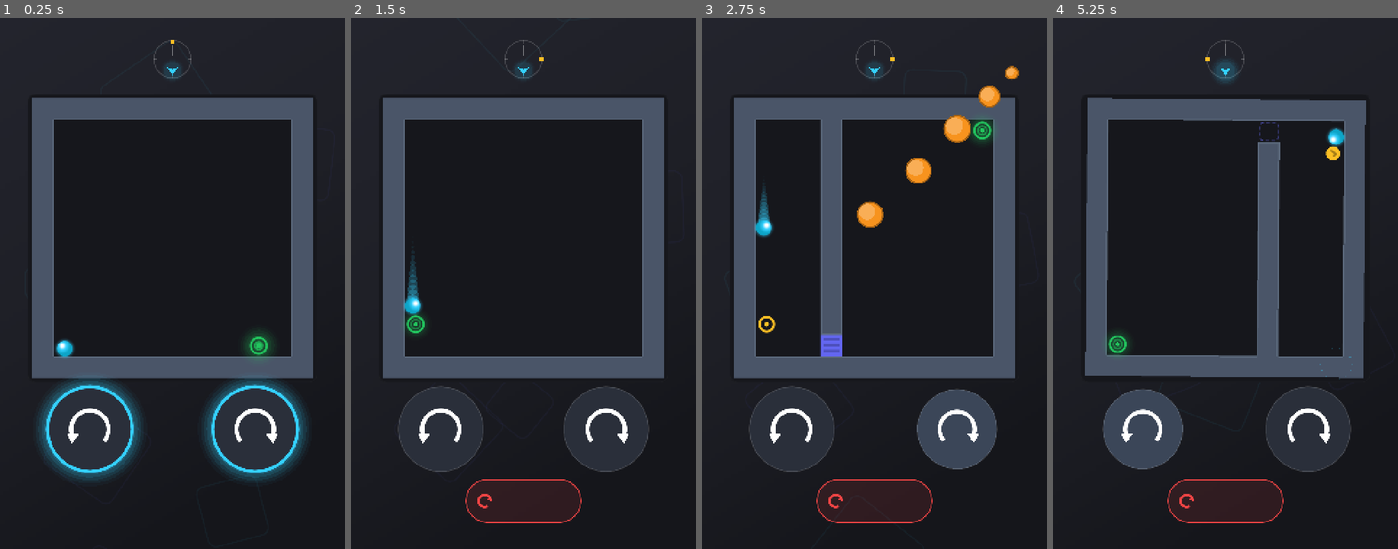
Above: before the commit, frames 1-4 (left to right).
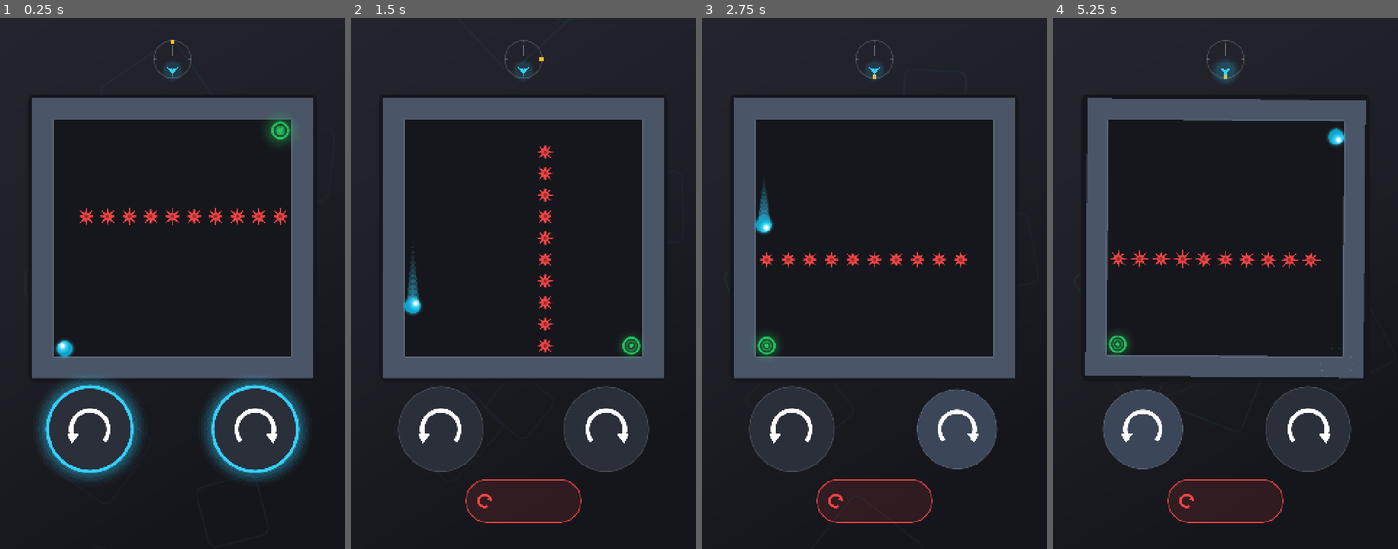
Above: after the commit, the same moments.

Repository: marco-behnke-minit/flipfall-minit
Game: Godot game, scene res://scenes/main.tscn
Same seed, same stepped clock (60 frames per second), same inputs: the game is played once before the commit and once after it. Sound files missing from this copy of the repository are replaced by a short silence.
Inputs (mouse positions are in pixels of both pictures, inside the frame that each line leads up to):
- Up to frame 1 (0.25 s): no input
- Up to frame 2 (1.5 s): tap Enter at 0.5 s; move the mouse to (599, 256) at 0.52 s; hold Right 0.53-1.25 s; click (599, 256) at 0.67 s; drag from (454, 310) to (506, 389) at 1.27 s
- Up to frame 3 (2.75 s): move the mouse to (909, 166) at 2.02 s; hold Right from 2.03 s (still down)
- Up to frame 4 (5.25 s): release Right at 2.75 s; drag from (1208, 389) to (1122, 203) at 2.77 s; move the mouse to (1329, 363) at 3.52 s; hold Left 3.53-4.25 s; tap Space at 4.25 s; drag from (1122, 203) to (1173, 150) at 4.27 s; tap Enter at 5 s; move the mouse to (1242, 283) at 5.02 s; hold Left from 5.03 s (still down); click (1242, 283) at 5.17 s

The runs differ from the first frame. In frame 1, 1.3% of the frame differs, in the area x 23-85%, y 18-65%; in frame 2, 1.0%; in frame 3, 5.3%, in the area x 15-92%, y 7-64%; in frame 4, 3.3%.

Commit message:
Drain the set to ten rooms that each do something
The 27 still had lookalikes: Brake was 100% of Grip, Eventide and Needlepoint
96% of Hairline, the whole sticky block one room in six paint jobs. What is left
is every room whose hazards change the solution when deleted AND whose geometry
is not a copy — nine of those, plus Eyelet.

Eyelet is 93% of Overhead and stays deliberately. That similarity is the point:
playtested, it was cleared first try "because you can apply something learned",
and it is the only room in any session that ever resisted. Sameness that a player
gets to exploit is not the sameness worth cutting.

The result is an actual ramp. Nine of the ten need a timed flip, against eight of
forty before, and the forgiving windows run 1600ms down to nothing: Teeth,
Trapdoor, Well, Skim, Skate, Grip, Anchor, Hairline, Overhead, Eyelet.

Dropped along the way: Roll, which taught the control, and the plain door rooms.
The first-room prompt still teaches rotation, but doors are now introduced by
Trapdoor, where the button sits on the door it opens — a strange first lesson
about what buttons do, and worth watching in the next session.

Diff:
--- a/meta.json
+++ b/meta.json
@@ -2,8 +2,8 @@
   "schemaVersion": 1,
   "title": "Flipfall 🔄🔵",
   "controls": "- **Tap ↺ / ↻** to tip the room a quarter turn — down is always down, so the room turns instead\n- **Rotate mid-flight** to curve the orb's path and brake before spikes\n- **Tap Retry** to reset the room instantly — it costs one Attempt",
-  "logic": "- Guide the orb to the green exit through 27 handcrafted rooms — you never steer it  …(311 unchanged characters)…
-  "description": "## What's This? 🎮\n\nA momentum puzzle abo …(97 unchanged characters)… ll, roll and skid its way to the exit. Twenty-seven rooms, one run, about six minutes. 🔵\n\n## The Twist 🌀\n\nYou nev …(1334 unchanged characters)…
+  "logic": "- Guide the orb to the green exit through 10 handcrafted rooms — you never steer it  …(311 unchanged characters)…
+  "description": "## What's This? 🎮\n\nA momentum puzzle abo …(97 unchanged characters)… ll, roll and skid its way to the exit. Ten rooms, one run, a few minutes. 🔵\n\n## The Twist 🌀\n\nYou nev …(1334 unchanged characters)…
   "resultSorting": "highestScore",
   "config": [
     {
@@ -20,16 +20,16 @@
       "valueType": "number",
       "value": 1,
       "min": 1,
-      "max": 27,
+      "max": 10,
       "moddable": false,
       "description": "Which room the drop opens on. 1-10 easy, 11-20 medium, 21-30 hard, 31-40 insane."
     },
     {
       "key": "endLevel",
       "valueType": "number",
-      "value": 27,
+      "value": 10,
       "min": 1,
-      "max": 27,
+      "max": 10,
       "moddable": false,
       "description": "Last room of the drop. With startLevel this selects the difficulty segment."
     }
--- a/src/constants.gd
+++ b/src/constants.gd
@@ -78,7 +78,7 @@
 # learning curve (see src/levels.gd), so a "tier" is just which quarter of the
 # run you are in.
 const TIERS: Array[String] = ["easy", "medium", "hard", "insane"]
-const LEVEL_COUNT := 27
+const LEVEL_COUNT := 10
 
 
 static func tier_of(index: int, total: int = LEVEL_COUNT) -> String:
--- a/src/levels.gd
+++ b/src/levels.gd
@@ -21,166 +21,11 @@
 ## route never went near.
 
 const ALL := [
-	# ===== ROTATE — the one control, and nothing else to think about
-	{"name": "Roll", "par": 1, "map": [
-		"#############",
-		"#...........#",
-		"#...........#",
-		"#...........#",
-		"#...........#",
-		"#...........#",
-		"#...........#",
-		"#...........#",
-		"#...........#",
-		"#...........#",
-		"#...........#",
-		"#O........E.#",
-		"#############",
-	]},
-
-	# ===== DOORS — routing. Longer chains, but nothing can kill you yet
-	{"name": "Press", "par": 3, "map": [
-		"#############",
-		"#E..........#",
-		"#...........#",
-		"#...........#",
-		"#...........#",
-		"#...........#",
-		"#...........#",
-		"#...........#",
-		"###########a#",
-		"#...........#",
-		"#...........#",
-		"#O........1.#",
-		"#############",
-	]},
-	{"name": "Ledge", "par": 4, "map": [
-		"#############",
-		"#E..........#",
-		"#...........#",
-		"#a###########",
-		"#1..........#",
-		"#...........#",
-		"#######......",
-		"#...........#",
-		"#...........#",
-		"#...........#",
-		"#...........#",
-		"#O..........#",
-		"#############",
-	]},
-	{"name": "Climb", "par": 5, "map": [
+	{"name": "Teeth", "par": 3, "map": [
 		"#############",
 		"#..........E#",
 		"#...........#",
 		"#...........#",
-		"#b###########",
-		"#2..........#",
-		"#...........#",
-		"#...........#",
-		"###########a#",
-		"#...........#",
-		"#...........#",
-		"#O........1.#",
-		"#############",
-	]},
-	{"name": "Zigzag", "par": 6, "map": [
-		"#############",
-		"#..........E#",
-		"#...........#",
-		"###########c#",
-		"#3..........#",
-		"#...........#",
-		"#b###########",
-		"#..........2#",
-		"#...........#",
-		"###########a#",
-		"#...........#",
-		"#O1.........#",
-		"#############",
-	]},
-	{"name": "Detour", "par": 7, "map": [
-		"#############",
-		"#E..........#",
-		"#...........#",
-		"###########a#",
-		"#...........#",
-		"#...........#",
-		"#b###########",
-		"#.2.........#",
-		"#...........#",
-		"#...........#",
-		"#...........#",
-		"#O.......1..#",
-		"#############",
-	]},
-	{"name": "Ladder", "par": 8, "map": [
-		"#############",
-		"#E..........#",
-		"#...........#",
-		"#c###########",
-		"#3..........#",
-		"#...........#",
-		"###########b#",
-		"#..........2#",
-		"#...........#",
-		"#a###########",
-		"#...........#",
-		"#O.........1#",
-		"#############",
-	]},
-	{"name": "Errand", "par": 8, "map": [
-		"#############",
-		"#E..........#",
-		"#...........#",
-		"#b###########",
-		"#..........2#",
-		"#...........#",
-		"#a###########",
-		"#...........#",
-		"#...........#",
-		"#...........#",
-		"#...........#",
-		"#O.........1#",
-		"#############",
-	]},
-	{"name": "Relay", "par": 9, "map": [
-		"#############",
-		"#..........E#",
-		"#...........#",
-		"#b###########",
-		"#..........2#",
-		"#...........#",
-		"#a###########",
-		"#...........#",
-		"#...........#",
-		"#...........#",
-		"#...........#",
-		"#O.........1#",
-		"#############",
-	]},
-	{"name": "Spire", "par": 12, "map": [
-		"#############",
-		"#E..........#",
-		"#...........#",
-		"#c###########",
-		"#..........3#",
-		"#...........#",
-		"#b###########",
-		"#..........2#",
-		"#...........#",
-		"#a###########",
-		"#...........#",
-		"#O.........1#",
-		"#############",
-	]},
-
-	# ===== SPIKES — the first way to die
-	{"name": "Teeth", "par": 3, "map": [
-		"#############",
-		"#..........E#",
-		"#...........#",
-		"#...........#",
 		"#...........#",
 		"#.^^^^^^^^^^#",
 		"#...........#",
@@ -191,23 +36,6 @@
 		"#O..........#",
 		"#############",
 	]},
-	{"name": "Vault", "par": 12, "map": [
-		"#############",
-		"#E..........#",
-		"#...........#",
-		"#c###########",
-		"#..........3#",
-		"#.^^^^^^^^^.#",
-		"###########b#",
-		"#2..........#",
-		"#.^^^^^^^^^.#",
-		"#a###########",
-		"#...........#",
-		"#O^^^^^^^^^1#",
-		"#############",
-	]},
-
-	# ===== ICE — almost no grip, so momentum has to be planned
 	{"name": "Trapdoor", "par": 2, "map": [
 		"#############",
 		"#...........#",
@@ -268,8 +96,6 @@
 		"#IIIIIIIIIII#",
 		"#############",
 	]},
-
-	# ===== STICKY — the only way to stop somewhere exact
 	{"name": "Grip", "par": 3, "map": [
 		"#############",
 		"#E..........#",
@@ -285,21 +111,6 @@
 		"#####TTT#####",
 		"#############",
 	]},
-	{"name": "Brake", "par": 3, "map": [
-		"#############",
-		"#E..........#",
-		"#...........#",
-		"###.....#####",
-		"#...........#",
-		"#...........#",
-		"#...........#",
-		"#...........#",
-		"#...........#",
-		"#...........#",
-		"#O..........#",
-		"#IITTTTTIIII#",
-		"#############",
-	]},
 	{"name": "Anchor", "par": 5, "map": [
 		"#############",
 		"#E..........#",
@@ -330,85 +141,6 @@
 		"#IIIIITIIIII#",
 		"#############",
 	]},
-	{"name": "Scalpel", "par": 5, "map": [
-		"#############",
-		"#E..........#",
-		"#...........#",
-		"####aa#######",
-		"#...........#",
-		"#...........#",
-		"#...........#",
-		"#...........#",
-		"#...........#",
-		"............#",
-		"#O.........1#",
-		"#IIITTIIIIII#",
-		"#############",
-	]},
-	{"name": "Flipfall", "par": 5, "map": [
-		"#############",
-		"#E..........#",
-		"#...........#",
-		"###aaaaa#####",
-		"#1..........#",
-		"#...........#",
-		"#...........#",
-		"#...........#",
-		"#...........#",
-		"#.......^^^^#",
-		"#O..........#",
-		"#IITTTTTIIII#",
-		"#############",
-	]},
-	{"name": "Eventide", "par": 5, "map": [
-		"#############",
-		"#E..........#",
-		"#...........#",
-		"######aa#####",
-		"#...........#",
-		"#.^^^^..^^^.#",
-		"#...........#",
-		"#...........#",
-		"#...........#",
-		"#...........#",
-		"#O.........1#",
-		"#IIIIITTIIII#",
-		"#############",
-	]},
-	{"name": "Needlepoint", "par": 5, "map": [
-		"#############",
-		"#E..........#",
-		"#...........#",
-		"#####aa######",
-		"#...........#",
-		"#.^^^^^^^^^.#",
-		"#...........#",
-		"#...........#",
-		"#...........#",
-		"#...........#",
-		"#O.........1#",
-		"#####TT######",
-		"#############",
-	]},
-
-	# ===== OPEN EDGES — the room stops holding you in
-	{"name": "Precipice", "par": 8, "map": [
-		"#############",
-		"#E..........#",
-		"#...........#",
-		"#c###########",
-		"#3..........#",
-		"#............",
-		"###########b#",
-		"#..........2#",
-		"#............",
-		"#a###########",
-		"#............",
-		"#O1.........#",
-		"#############",
-	]},
-
-	# ===== CEILING SPIKES — the flip up is no longer free
 	{"name": "Overhead", "par": 5, "map": [
 		"#############",
 		"#E..........#",
Not shown, changed: README.md
Not shown, changed: tools/lib/levels.mjs
